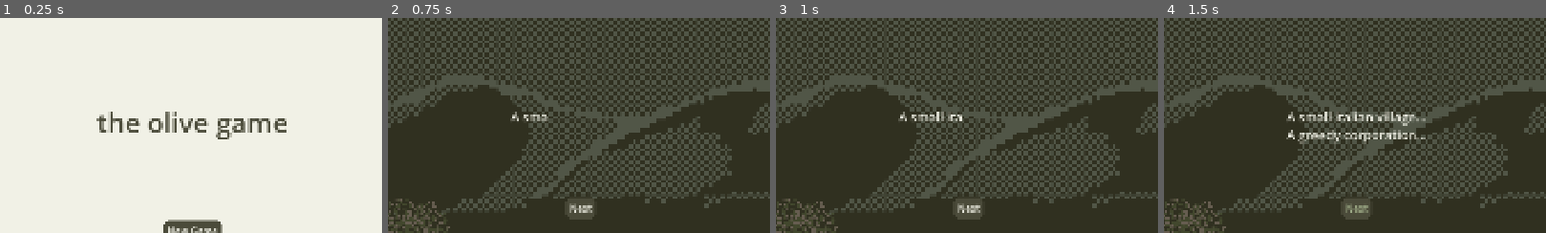
Above: before the commit, frames 1-4 (left to right).
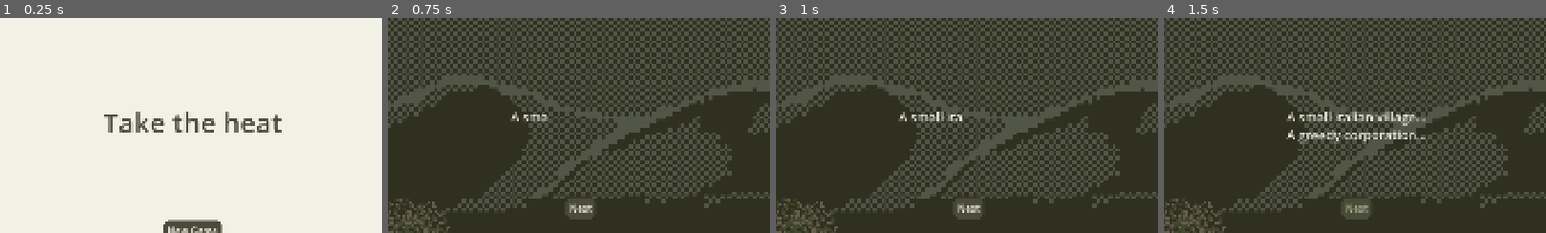
Above: after the commit, the same moments.

Repository: AntonioDell/mini-jam-203
Game: Godot game, scene res://main.tscn
The game is run twice, just before and just after one commit, with the same random seed, the same clock (stepped at 60 frames per second) and the same inputs. Sound files missing from this copy of the repository are replaced by a short silence.
Inputs:
- Up to frame 1 (0.25 s): no input
- Up to frame 2 (0.75 s): click "New Game" at 0.5 s
- Up to frame 3 (1 s): no input
- Up to frame 4 (1.5 s): click "Next" at 1.25 s
The pictures show only the part of the screen within x 25-75%, y 7-57%; the shares and areas given below are measured in that part.

The runs differ from the first frame. In frame 1, 2.5% of the frame differs, in the area x 25-75%, y 43-57%; in frame 2, nothing differs; in frame 3, nothing differs; in frame 4, nothing differs.

Commit message:
Change title

Diff:
--- a/title_screen.tscn
+++ b/title_screen.tscn
@@ -45,7 +45,7 @@
 layout_mode = 2
 theme = ExtResource("2_ig5kc")
 theme_type_variation = &"Title"
-text = "the olive game"
+text = "Take the heat"
 fit_content = true
 autowrap_mode = 0
 horizontal_alignment = 1
